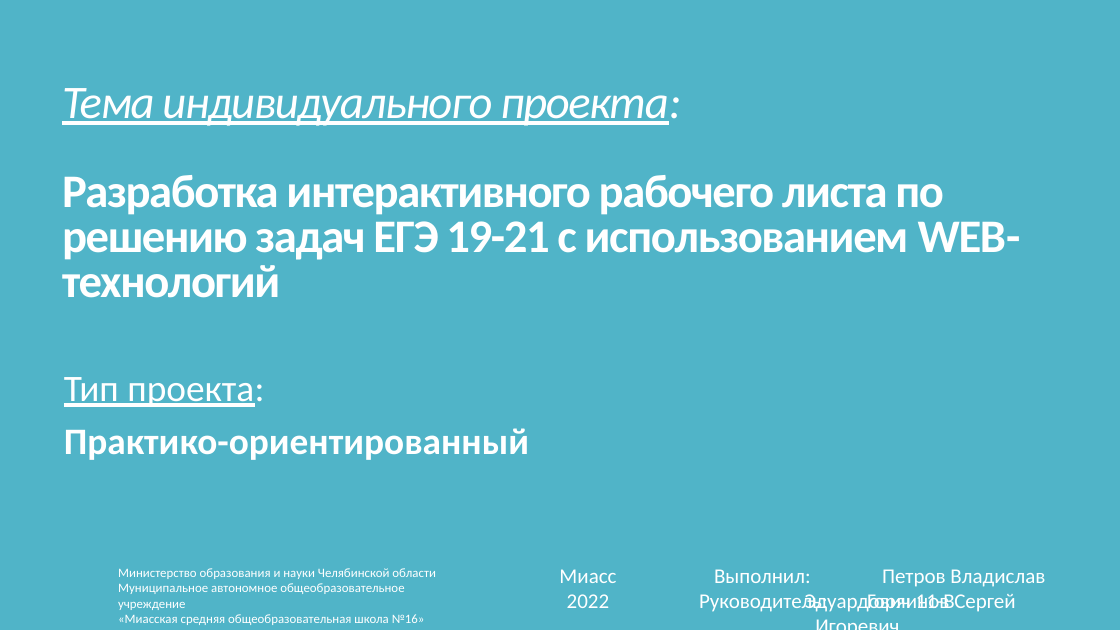
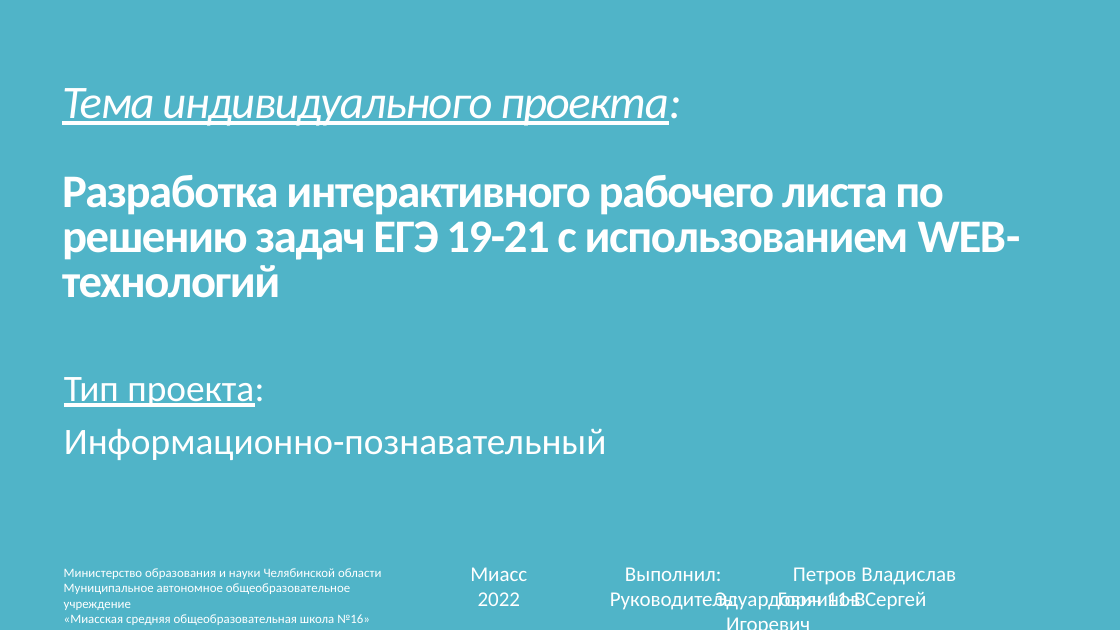
Before and after one commit to VladPetrov3/School_Project_EGE, a slide deck: slide 1 of Организация проекта/Теория игр.pptx. Drawn at 1120x630 pixels with LibreOffice and Linux fonts; fonts in the diff are those of the drawing; background and template pictures are left out. Boxes give left, top, right and bottom in pixels: in the first picture for what was removed or moved away, otherwise in the second. Text is boxed around its words. In the diff, an @@ line names an element or a change of style, - is before the commit and + after.

```diff
--- a/Организация проекта/Теория игр.pptx
+++ b/Организация проекта/Теория игр.pptx
@@ subtitle at [64,429,607,460]: text changed; bold off @@
-Практико-ориентированный
+Информационно-познавательный
@@ text "Министерство образования и науки Челябинской ...": place and size @@
-text "Министерство образования и науки Челябинской ..." at [118,568,435,625]
+text "Министерство образования и науки Челябинской ..." at [64,568,381,625]
@@ 3 texts: place and size @@
-3 texts at [559,569,1045,612]
+3 texts at [470,567,956,610]
```
Also in this commit, not shown: 6 other slides changed, 4 slides added, 5 slides removed, 3 other files.
